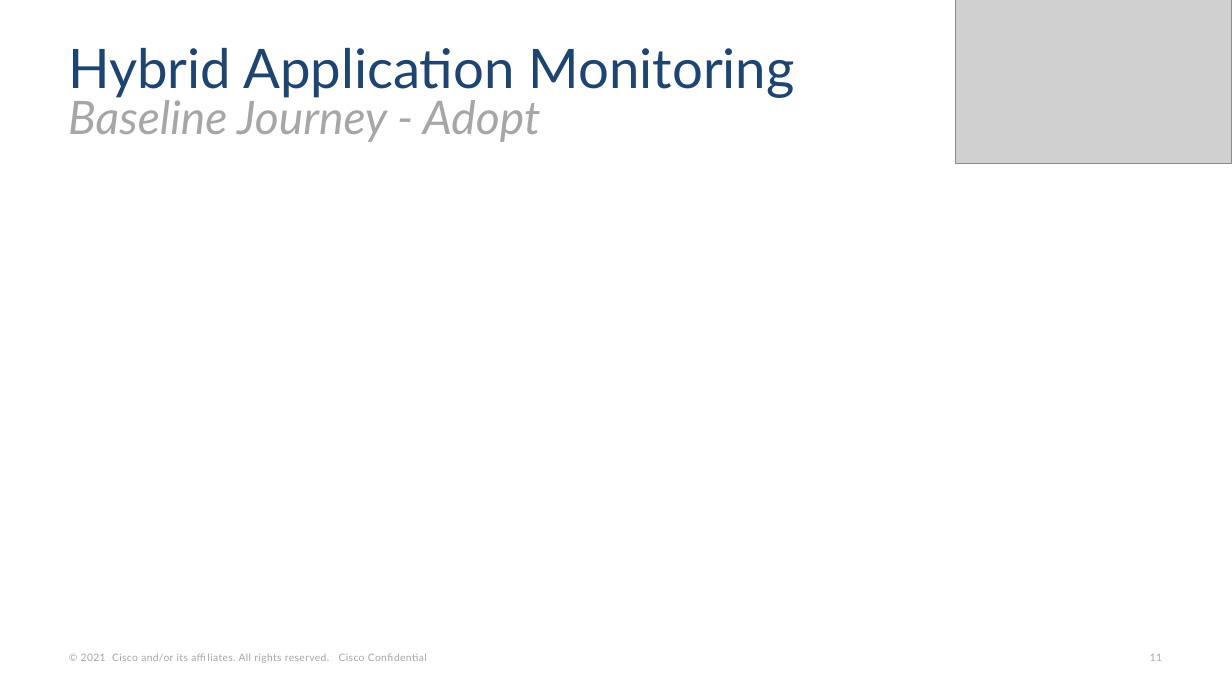
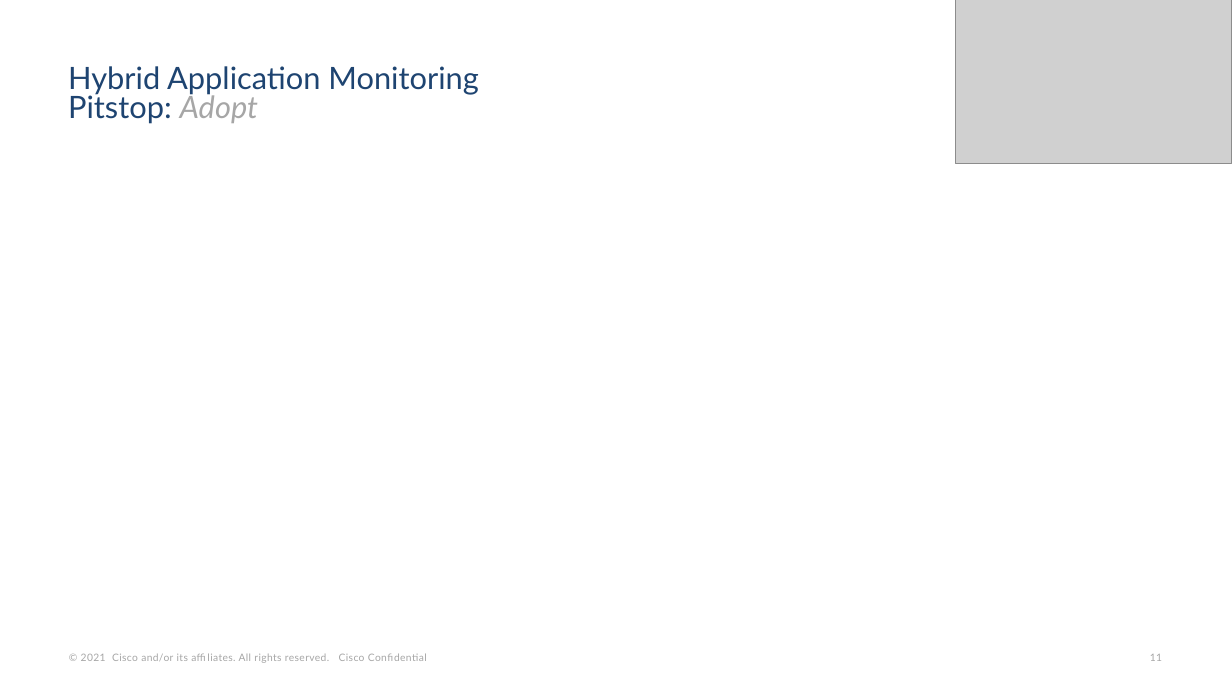
Before and after one commit to Appdynamics/config-assessment-tool, a slide deck: slide 11 of backend/resources/pptAssets/HybridApplicationMonitoringUseCase_template.pptx. Drawn at 1232x693 pixels with LibreOffice and Linux fonts; fonts in the diff are those of the drawing; grey boxes stand for pictures; background and template pictures are left out. Boxes give left, top, right and bottom in pixels: in the first picture for what was removed or moved away, otherwise in the second. Text is boxed around its words. In the diff, an @@ line names an element or a change of style, - is before the commit and + after.

```diff
--- a/backend/resources/pptAssets/HybridApplicationMonitoringUseCase_template.pptx
+++ b/backend/resources/pptAssets/HybridApplicationMonitoringUseCase_template.pptx
@@ title at <box>68,66,478,124</box>: text changed; size 42.5 to 24 pt @@
-Hybrid Application Monitoring
-Baseline Journey - Adopt
+Hybrid Application Monitoring
+Pitstop: Adopt
```
Also in this commit, not shown: 11 other slides changed, 2 other files.
